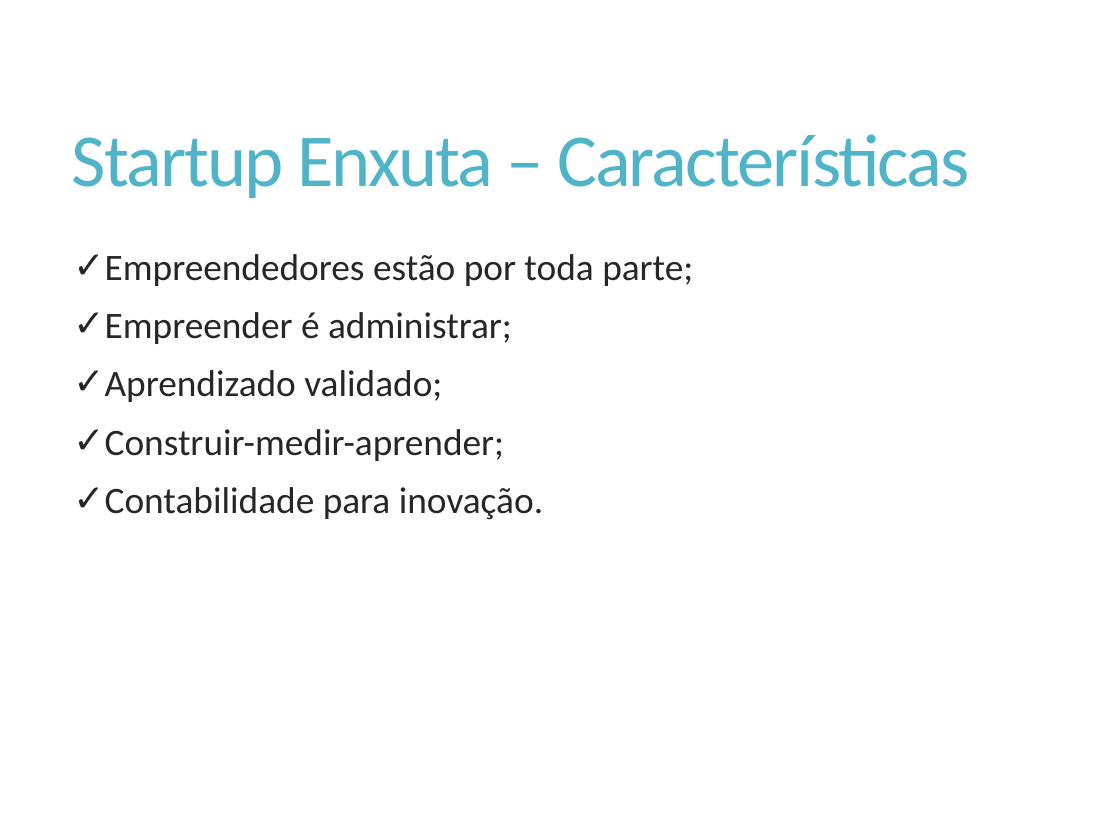
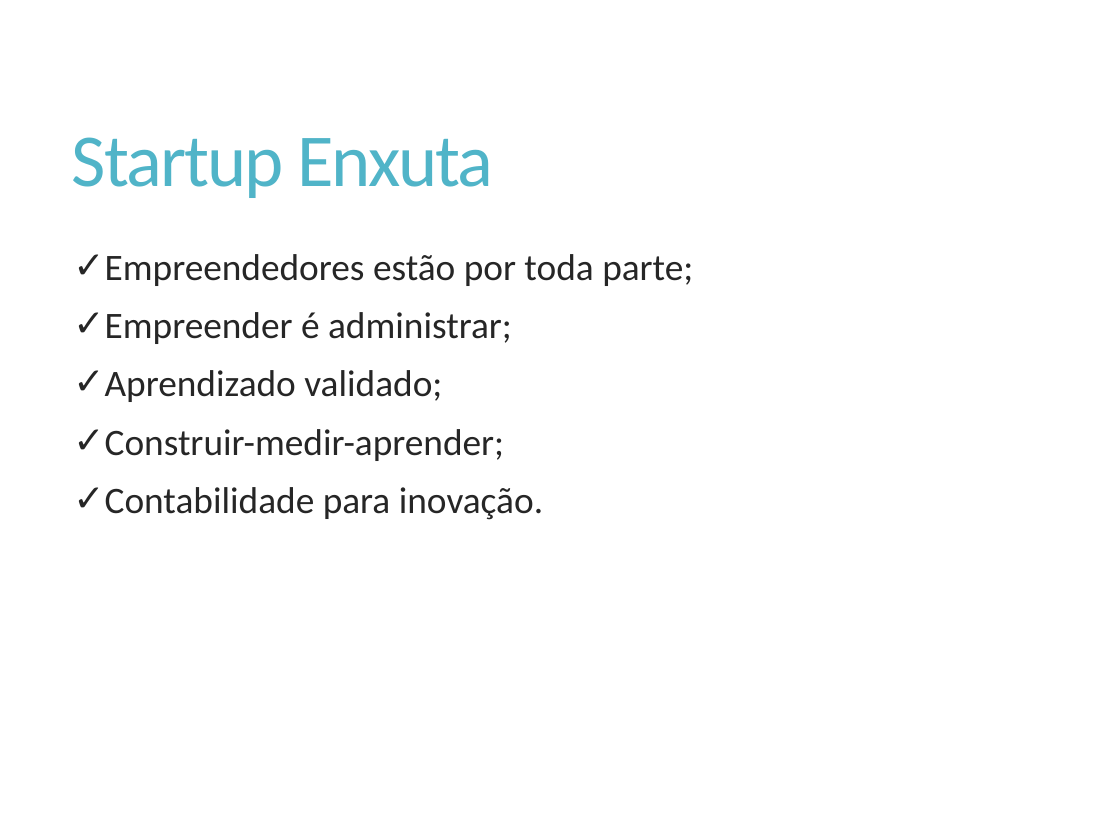
Before and after one commit to Elton-Garbin/TCC-2016, a slide deck: slide 19 of StartIdea/StartIdea.Docs/Apresentacao.pptx (slide 34 before the commit). Drawn at 1120x840 pixels with LibreOffice and Linux fonts; fonts in the diff are those of the drawing. Boxes give left, top, right and bottom in pixels: in the first picture for what was removed or moved away, otherwise in the second. Text is boxed around its words. In the diff, an @@ line names an element or a change of style, - is before the commit and + after.

Commit message:
Enxutando a apresentação

```diff
--- a/StartIdea/StartIdea.Docs/Apresentacao.pptx
+++ b/StartIdea/StartIdea.Docs/Apresentacao.pptx
@@ title at [72, 137, 493, 198]: text changed @@
-Startup Enxuta – Características
+Startup Enxuta
```
Also in this commit, not shown: 1 other slide changed, 15 slides removed.
